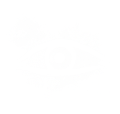
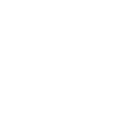
Layer changes from the first 120px x 114px image to the second:
hid group "Fog" (5 layers) over [16,34,97,59]